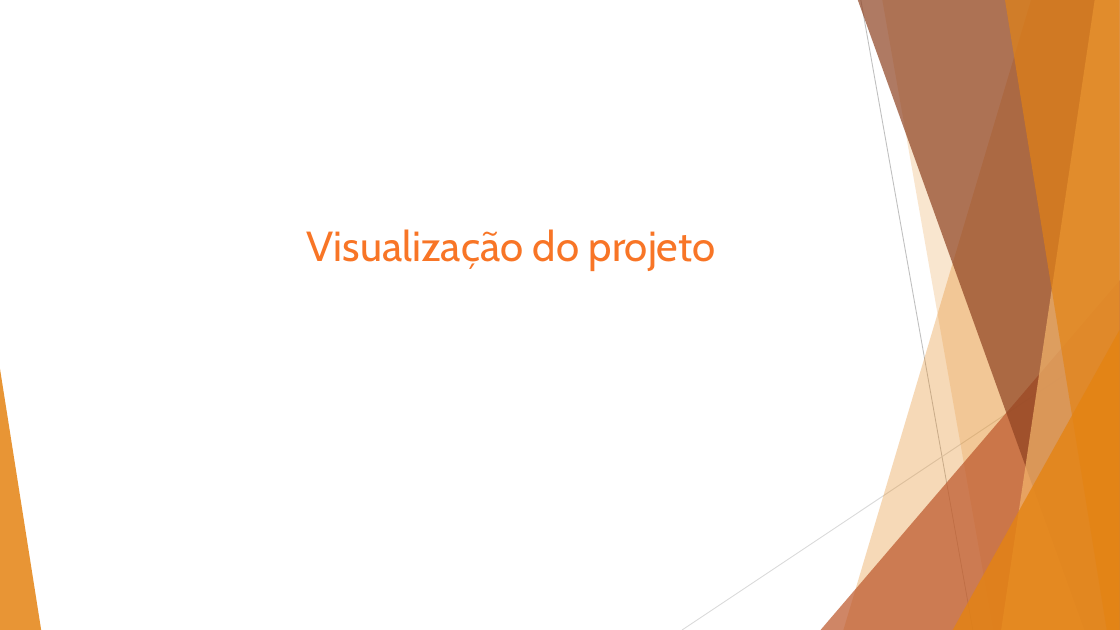
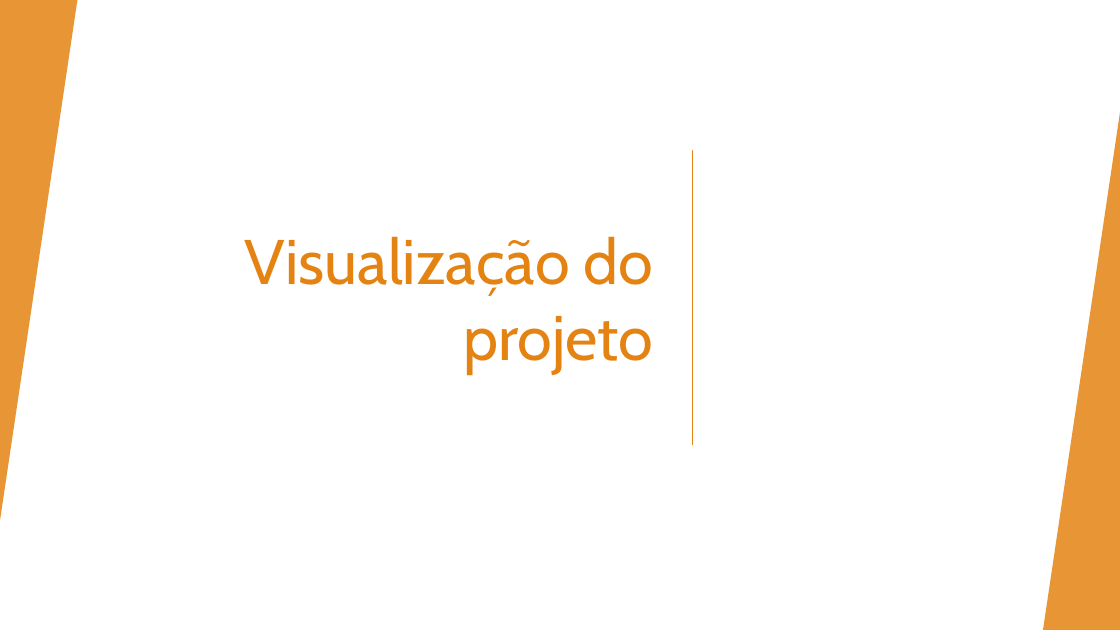
Before and after one commit to diogomneves/Alentejo-Pleasures, a slide deck: slide 12 of Apresentação_AlentejoPleasures.pptx (slide 9 before the commit). Drawn at 1120x630 pixels with LibreOffice and Linux fonts; fonts in the diff are those of the drawing. Boxes give left, top, right and bottom in pixels: in the first picture for what was removed or moved away, otherwise in the second. Text is boxed around its words. In the diff, an @@ line names an element or a change of style, - is before the commit and + after.

```diff
--- a/Apresentação_AlentejoPleasures.pptx
+++ b/Apresentação_AlentejoPleasures.pptx
@@ group added at (0,0,1120,630): 5 freeform shapes, 3 triangles, 2 lines @@
@@ rectangle added at (0,0,1120,630), fill #FFFFFF @@
@@ triangle added at (0,0,77,521), fill #E48312 at 85% opacity @@
@@ line removed from (861, 0) to (973, 630) @@
@@ title "Visualização do projeto": place and size @@
-title "Visualização do projeto" at (307,229,716,271)
+title "Visualização do projeto" at (245,236,654,375)
@@ title "Visualização do projeto" at (245,236,654,375): size 36 to 54 pt, text colour #F87526 to #E48312; alignment centre to right; vertical alignment top to middle @@
@@ triangle added at (1043,112,1120,630), fill #E48312 at 85% opacity @@
@@ line added from (692, 150) to (692, 444), #E48312 1 pt @@
@@ line removed from (1120, 339) to (682, 630) @@
```
Also in this commit, not shown: 3 other slides changed, 3 slides added.
